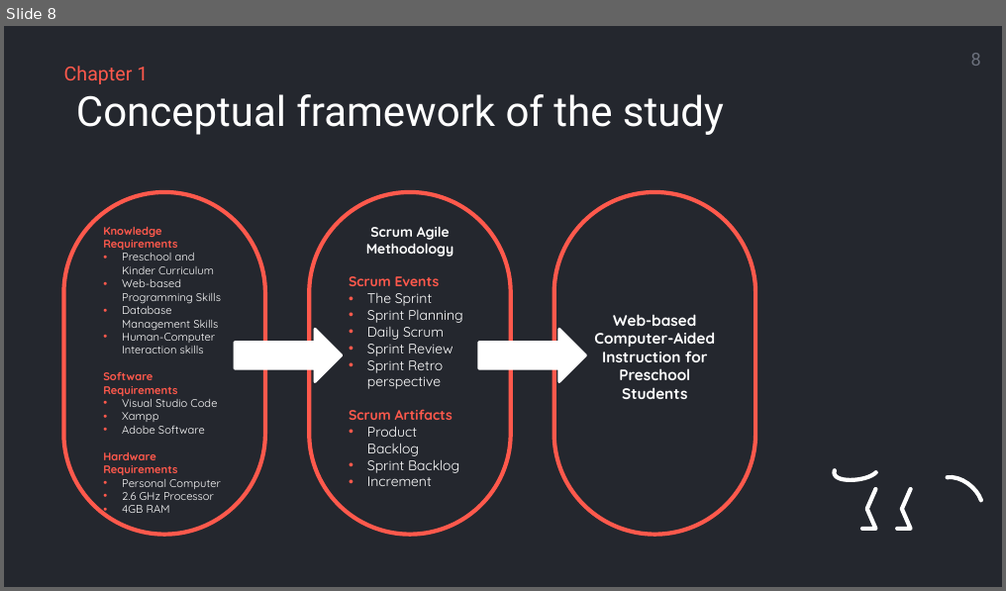
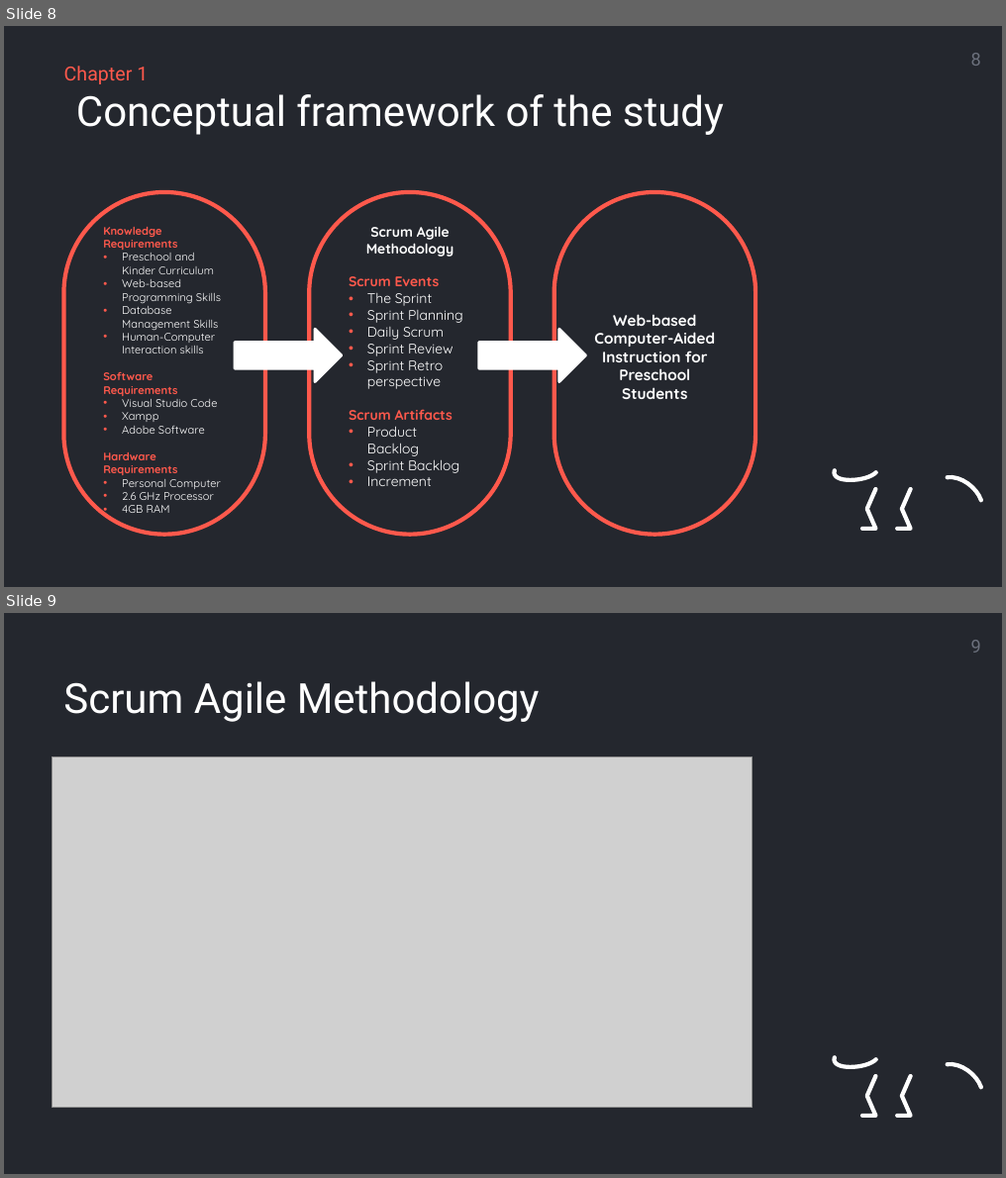
Before and after one commit to mrklglsn/CAPSTONE-FILES, a slide deck: Capstone Final/Presentation - No Diagram.pptx. Shown one above the other, each under a label of ours: slide 8 before the commit, slides 8 and 9 after it. The pictures are 1006x591 and 1006x1178 pixels, drawn with LibreOffice and Linux fonts; fonts in the diff are those of the drawing; grey boxes stand for pictures; background and template pictures are left out. Boxes give left, top, right and bottom in pixels: in the first picture for what was removed or moved away, otherwise in the second. Text is boxed around its words. In the diff, an @@ line names an element or a change of style, - is before the commit and + after.

```diff
--- a/Capstone Final/Presentation - No Diagram.pptx
+++ b/Capstone Final/Presentation - No Diagram.pptx
@@ slide 9 added at [4, 613, 1002, 1174], background picture (left out); not listed: 6 template elements that a slide beside it also shows @@
@@ page number added at [971, 640, 981, 653], 13 pt, text #6B707C @@
+9
@@ title added at [63, 681, 540, 722], 30 pt, text #FFFFFF @@
+Scrum Agile Methodology
@@ picture added at [52, 758, 752, 1108] @@
```
Also in this commit, not shown: 4 slides changed.
